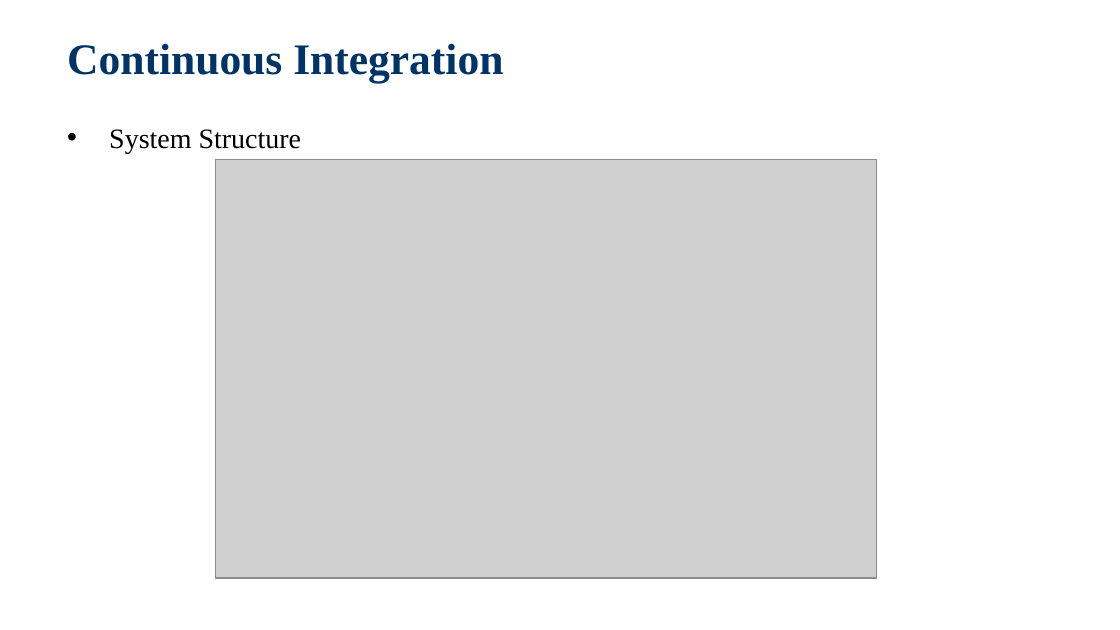
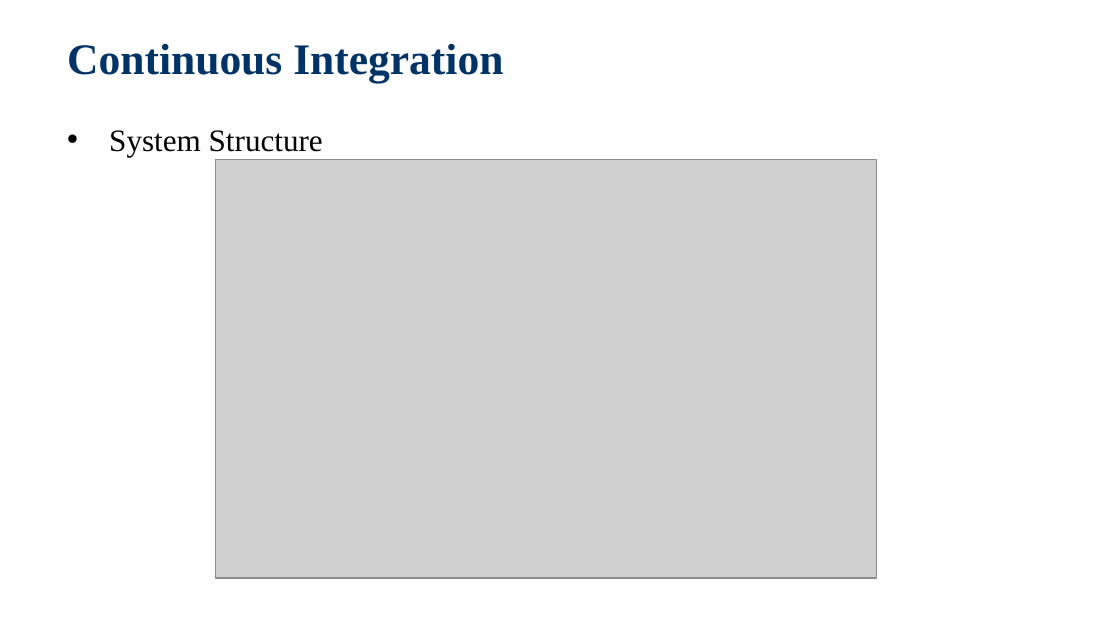
Before and after one commit to jackiejay888/automation, a slide deck: slide 34 of kpi/Test Automation.pptx. Drawn at 1120x630 pixels with LibreOffice and Linux fonts; fonts in the diff are those of the drawing; grey boxes stand for pictures; background and template pictures are left out. Boxes give left, top, right and bottom in pixels: in the first picture for what was removed or moved away, otherwise in the second. Text is boxed around its words. In the diff, an @@ line names an element or a change of style, - is before the commit and + after.

```diff
--- a/kpi/Test Automation.pptx
+++ b/kpi/Test Automation.pptx
@@ text "System Structure" at (109,130,323,157): size 18 to 20 pt @@
```
Also in this commit, not shown: 33 other slides changed, 1 other file.
